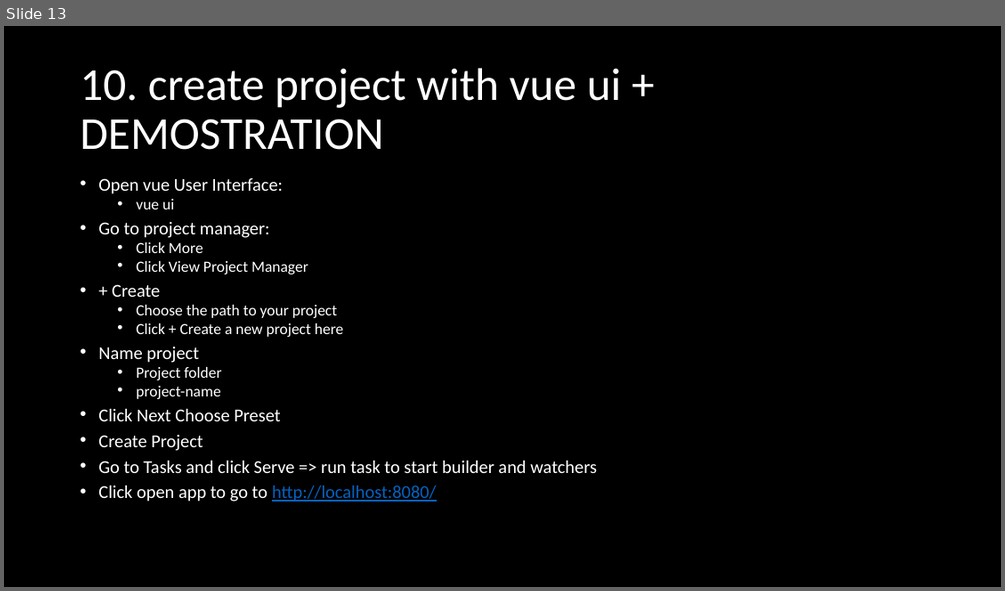
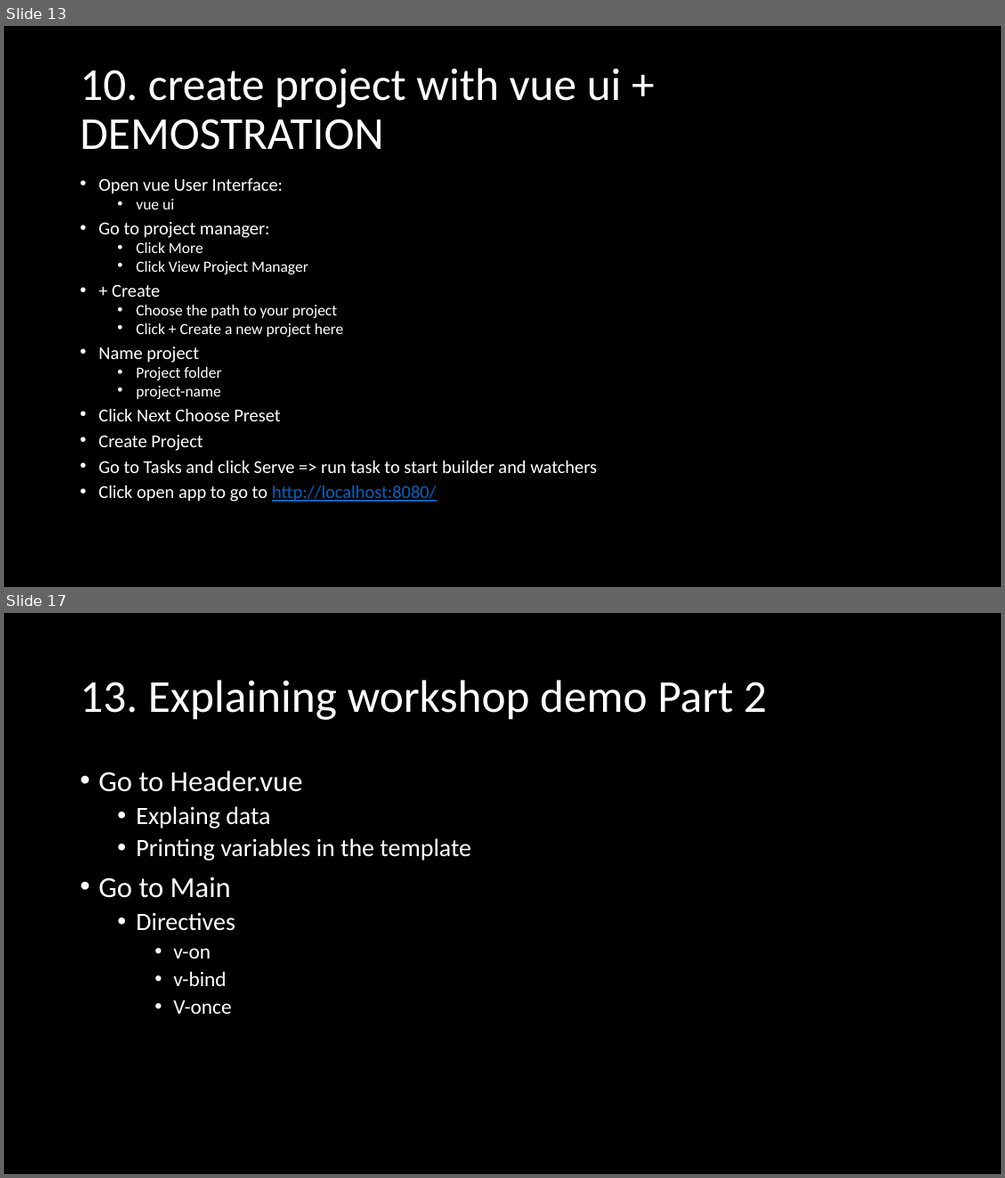
Before and after one commit to vuchkov/vuejs-basics, a slide deck: slides/VueJS Basics and Vue CLI 3 workshop by Boris Nekezov.pptx. Shown one above the other, each under a label of ours: slide 13 before the commit, slides 13 and 17 after it; the slides between them are not shown. The pictures are 1005x591 and 1005x1178 pixels, drawn with LibreOffice and Linux fonts; fonts in the diff are those of the drawing. Boxes give left, top, right and bottom in pixels: in the first picture for what was removed or moved away, otherwise in the second. Text is boxed around its words. In the diff, an @@ line names an element or a change of style, - is before the commit and + after.

Commit message:
Update demo and slides

```diff
--- a/slides/VueJS Basics and Vue CLI 3 workshop by Boris Nekezov.pptx
+++ b/slides/VueJS Basics and Vue CLI 3 workshop by Boris Nekezov.pptx
@@ slide 17 added at box(4, 613, 1001, 1174), background #000000 @@
@@ title added at box(80, 680, 767, 720), 44 pt, text #FFFFFF @@
+13. Explaining workshop demo Part 2
@@ text added at box(98, 771, 471, 1013), 24 pt, text #FFFFFF @@
+• Go to Header.vue
+  • Explaing data
+  • Printing variables in the template
+• Go to Main
+  • Directives
+    • v-on
+    • v-bind
+    • V-once
```
Also in this commit, not shown: 2 slides changed, 2 other slides added, 4 other files.
